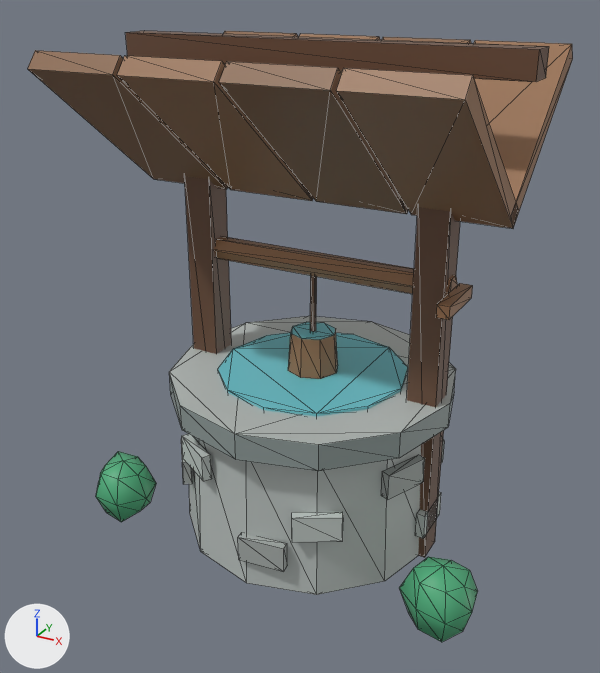
The glTF model godot/art/models/well.glb, before and after one commit.
The view is the same before and after, from a 50 mm lens placed at (1.22, -2.31, 1.86), pointed at (-0.02, -0.06, 0.74). Every picture has the same lights, and +X, +Y and +Z are marked at lower left. The first picture is the older version. Mesh edges are drawn as thin lines. Vertices at exactly the same position are counted once.

Names of what the first picture shows: 'body'.
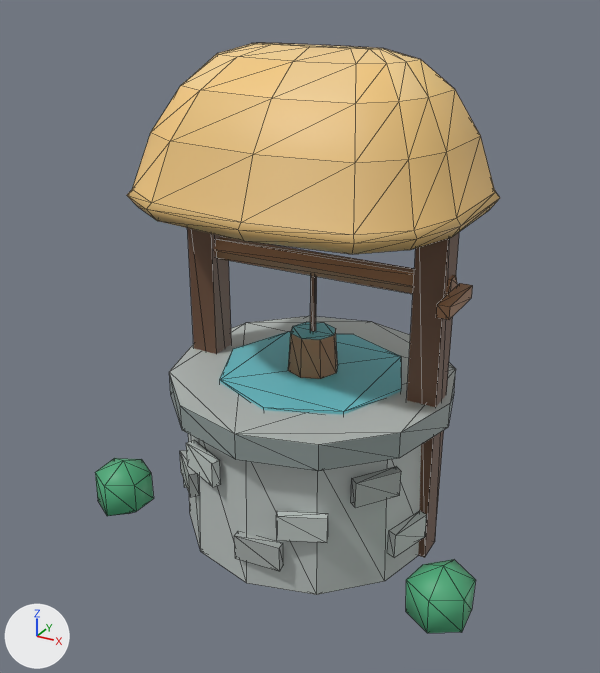
Edits to the bpy script that builds the scene:
```text
Change me_body:
    used by ob_body; location = (0.0, 0.0, 0.0)
    remove me_body.from_pydata(...)  # 338 vertices, 564 faces; spans x -0.73..0.73, y -0.52..0.52, z -0.02..1.68
    add me_body.from_pydata(...)  # 342 vertices, 592 faces; spans x -0.72..0.71, y -0.5..0.5, z -0.02..1.66
    me_body part 1: the loose piece of 8 vertices spanning x 0.15..0.3, y -0.45..-0.34, z 0.22..0.31 is turned -72.4 degrees about the z axis through the mesh origin
    me_body part 2: the loose piece of 8 vertices spanning x -0.3..-0.15, y -0.45..-0.34, z 0.34..0.43 is moved by (0.04, -0.02, 0.0)
    me_body part 3: the loose piece of 8 vertices spanning x -0.02..0.14, y -0.48..-0.43, z 0.1..0.19 is moved by (-0.01, 0.0, 0.0)
    me_body part 4: the loose piece of 8 vertices spanning x -0.42..-0.3, y -0.35..-0.2, z 0.22..0.31 is turned 76.6 degrees about the z axis through the mesh origin
    me_body part 5: the loose piece of 8 vertices spanning x 0.38..0.46, y -0.25..-0.09, z 0.34..0.43 is turned -13.6 degrees about the z axis through the mesh origin
    me_body part 6: the loose piece of 8 vertices spanning x -0.14..0.02, y 0.43..0.48, z 0.1..0.19 is turned -115.3 degrees about the z axis through the mesh origin
    me_body part 7: a new loose piece of 126 vertices spanning x -0.55..0.55, y -0.45..0.45, z 1.17..1.66, in mat_defaultmaterial
    me_body part 8: the loose piece of 8 vertices spanning x 0.44..0.47, y -0.08..0.08, z 0.1..0.19 is deleted
    me_body part 9
    58 vertices are removed from x -0.73..0.73, y -0.43..0.29, z 0.0..0.6
    128 faces are deleted
    25 vertices are added at x -0.72..0.71, y -0.43..0.23, z 0.04..0.6
    7 new vertices lie (0.0, 0.0, 0.12) away from vertices in x -0.71..0.71, y -0.43..-0.21, z 0.04
    76 new faces join them
    me_body part 10
    64 vertices are removed from x -0.68..0.68, y -0.52..0.52, z 1.19..1.68
    108 faces are deleted
    other edits to the shape of me_body do not show in these pictures
```

Pixel boxes (x1, y1, x2, y2) of what changed, in the pictures (600 x 673 px; the box of a moved part takes in the faces that stretch with it):
'body', reshaped (26% narrower): before (28, 31, 573, 642); after (95, 43, 500, 633)
part 1 of me_body, moved or reshaped: before (292, 512, 343, 542); after (180, 450, 199, 497)
part 2 of me_body, moved or reshaped: before (182, 434, 212, 481); after (186, 440, 221, 487)
part 3 of me_body, moved or reshaped: before (238, 532, 287, 571); after (234, 531, 283, 571)
part 4 of me_body, moved or reshaped: before (181, 439, 192, 484); after (276, 511, 328, 543)
part 5 of me_body, moved or reshaped: before (381, 455, 425, 500); after (351, 467, 401, 508)
part 6 of me_body, moved or reshaped (not visible before): after (389, 511, 427, 557)
part 7 of me_body, added (beige): after (127, 43, 500, 254)
part 8 of me_body, deleted: before (415, 492, 441, 538)
part 9 of me_body, cut back: before (96, 332, 478, 642); after (95, 332, 476, 633)
part 10 of me_body, deleted (brown): before (28, 31, 573, 229)
